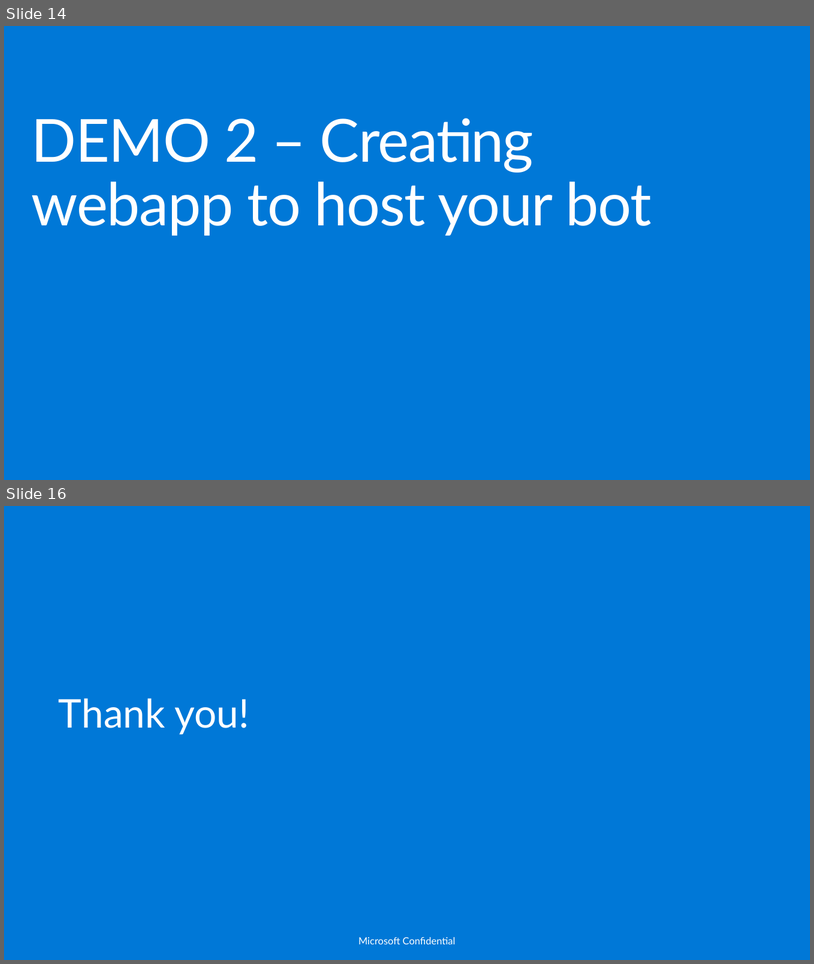
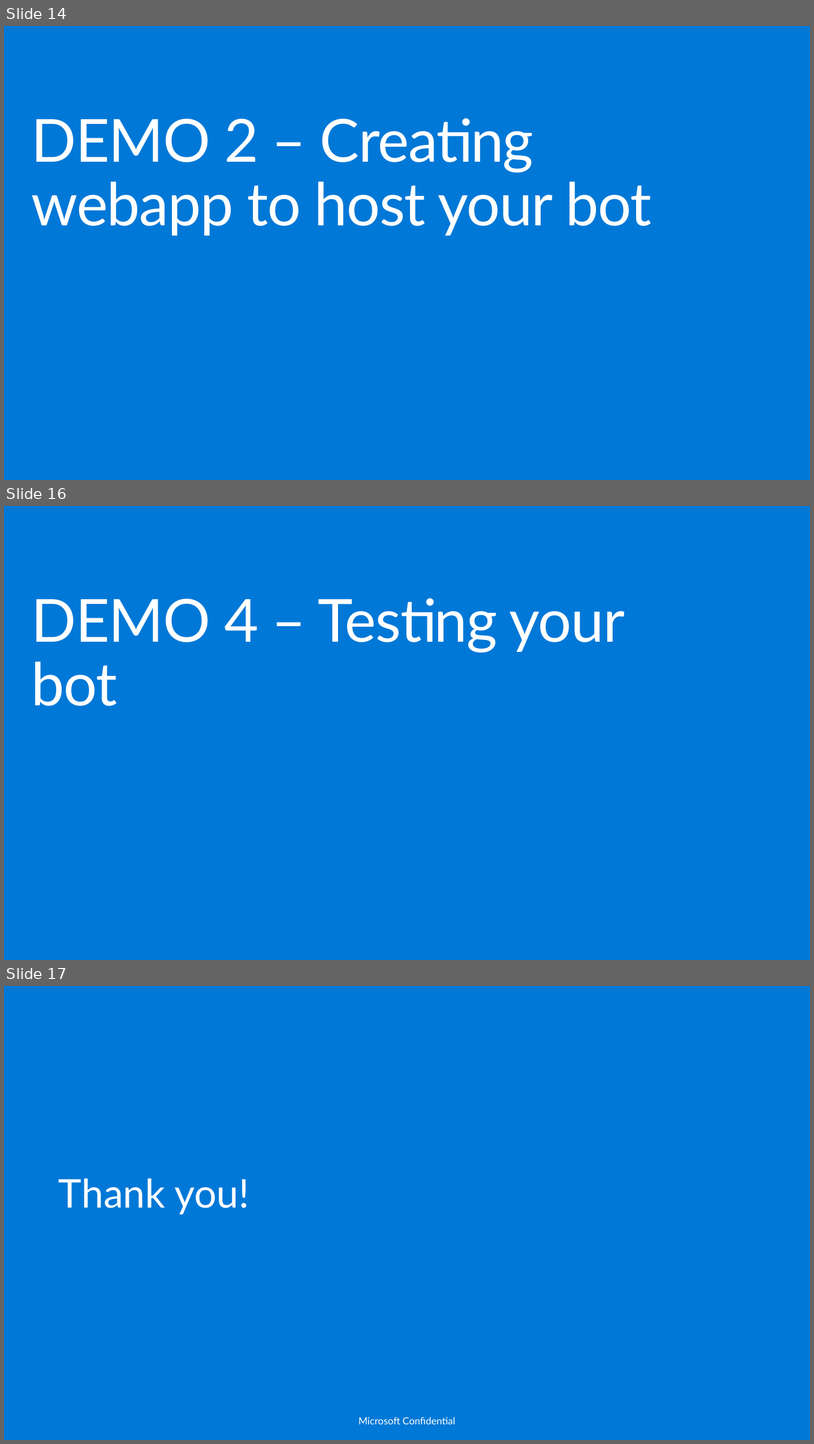
Before and after one commit to lcarli/BotsHOL, a slide deck: Creating you first bot.pptx. Shown one above the other, each under a label of ours: slides 14 and 16 before the commit, slides 14, 16 and 17 after it; the slides between them are not shown. The pictures are 814x964 and 814x1444 pixels, drawn with LibreOffice and Linux fonts; fonts in the diff are those of the drawing; background and template pictures are left out. Boxes give left, top, right and bottom in pixels: in the first picture for what was removed or moved away, otherwise in the second. Text is boxed around its words. In the diff, an @@ line names an element or a change of style, - is before the commit and + after.

```diff
--- a/Creating you first bot.pptx
+++ b/Creating you first bot.pptx
@@ slide 16 added at [4,506,810,960], background #0078D7 @@
@@ title added at [31,598,626,706], 72 pt, text #FFFFFF @@
+DEMO 4 – Testing your bot
@@ what was slide 16 is now slide 17 @@
```
Also in this commit, not shown: 1 slide changed, 2 other files.
